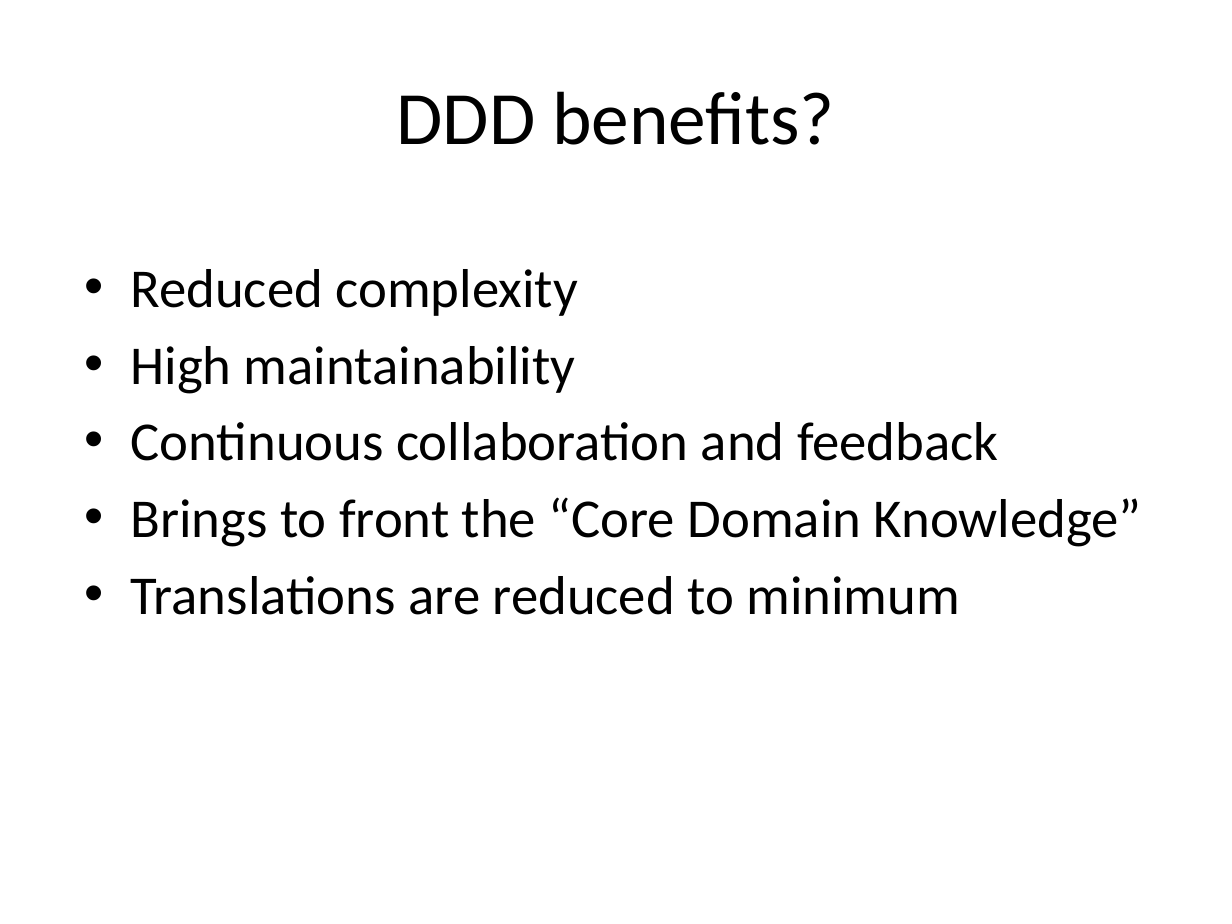
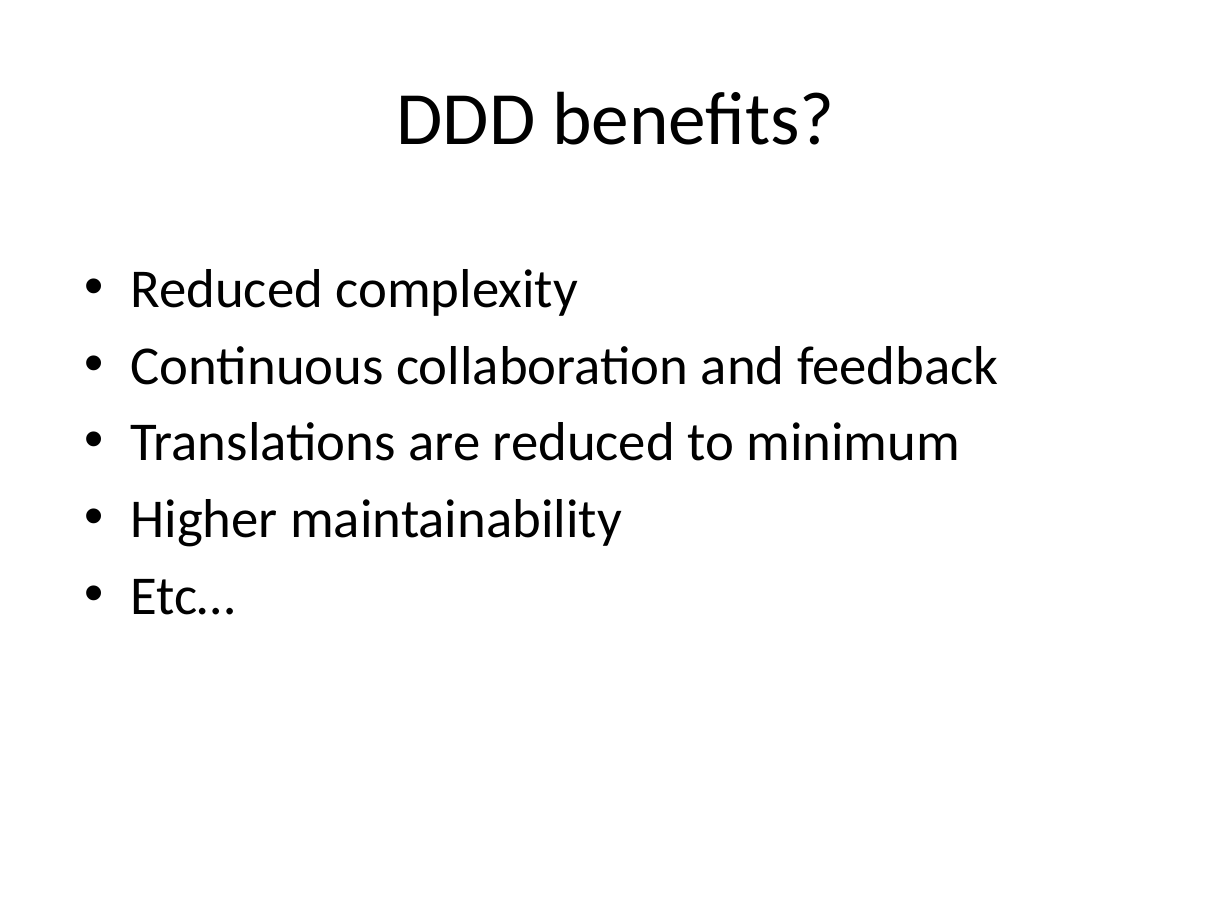
Before and after one commit to arturtv/dddpresentation, a slide deck: slide 50 of Domain-DrivenDesign.A.Trosin.pptx. Drawn at 1232x924 pixels with LibreOffice and Linux fonts; fonts in the diff are those of the drawing. Boxes give left, top, right and bottom in pixels: in the first picture for what was removed or moved away, otherwise in the second. Text is boxed around its words. In the diff, an @@ line names an element or a change of style, - is before the commit and + after.

```diff
--- a/Domain-DrivenDesign.A.Trosin.pptx
+++ b/Domain-DrivenDesign.A.Trosin.pptx
@@ text at [130, 346, 576, 394]: paragraph removed @@
-• High maintainability
@@ text at [130, 497, 1142, 547]: paragraph removed @@
-• Brings to front the “Core Domain Knowledge”
@@ text at [130, 499, 622, 615]: paragraphs added @@
+• Higher maintainability
+• Etc…
```
Also in this commit, not shown: 5 other slides changed.
